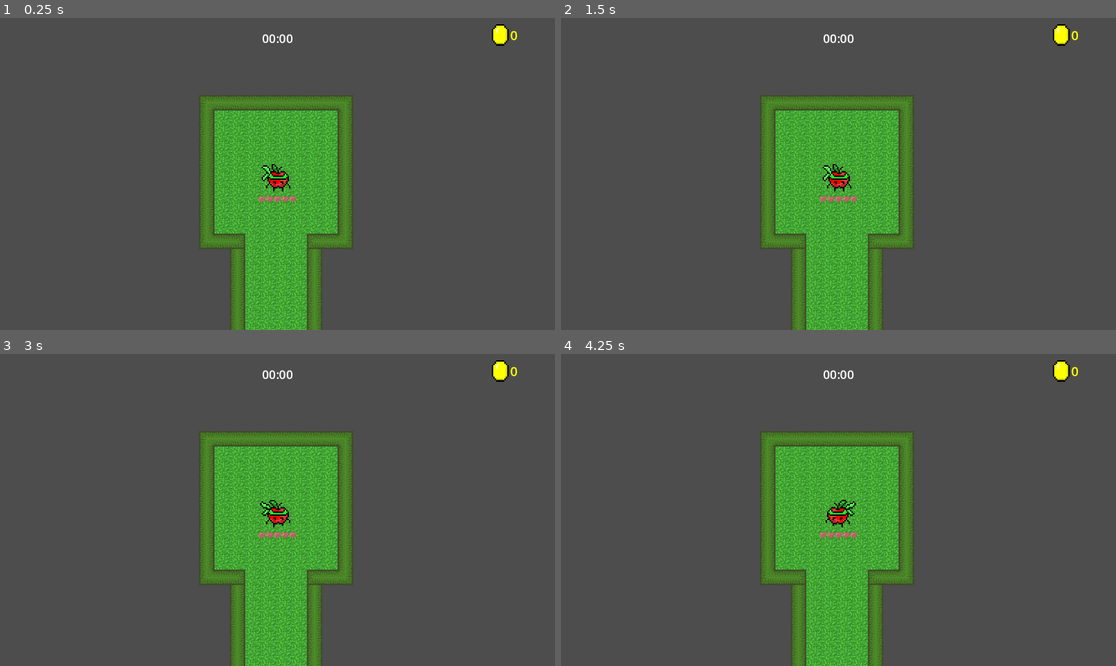
Above: before the commit, frames 1-4 (two rows, left to right).
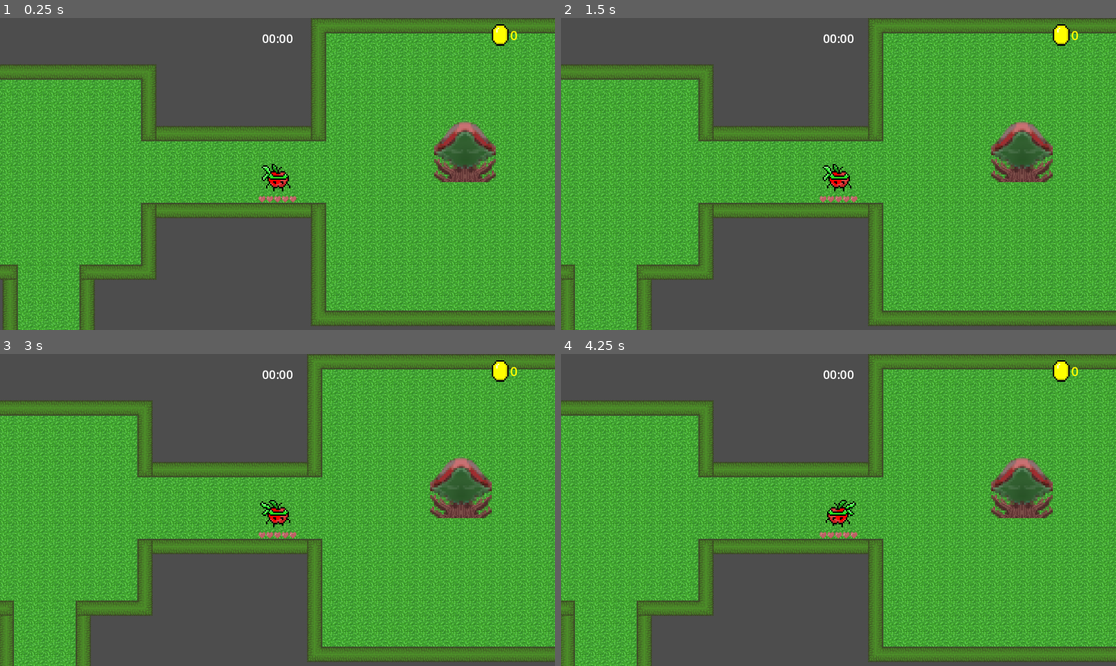
Above: after the commit, the same moments.

Repository: felixtjahyadi/halustudio
Game: Godot game, scene res://scenes/Map/Level/Level 2.tscn
Two runs of this game, one before a commit and one after it. Both use one fixed random seed, a clock stepped at 60 frames per second and the inputs below. This scene is started directly instead of the project's main scene. Sound files missing from this copy of the repository are replaced by a short silence.
Inputs (mouse positions are in pixels of both pictures, inside the frame that each line leads up to):
- Up to frame 1 (0.25 s): no input
- Up to frame 2 (1.5 s): tap Enter at 0.5 s; move the mouse to (960, 158) at 0.52 s; hold D (right) 0.53-1.28 s; click (960, 158) at 0.6 s; tap Space at 1.25 s; move the mouse to (727, 189) at 1.27 s; hold S (down) from 1.28 s (still down); click (727, 189) at 1.35 s
- Up to frame 3 (3 s): tap Enter at 2 s; move the mouse to (333, 441) at 2.02 s; release S (down) at 2.03 s; hold D (right) 2.03-2.78 s; click (333, 441) at 2.1 s; tap Space at 2.75 s; move the mouse to (249, 572) at 2.77 s; hold W (up) from 2.78 s (still down); click (249, 572) at 2.85 s
- Up to frame 4 (4.25 s): tap Enter at 3.5 s; move the mouse to (1005, 556) at 3.52 s; release W (up) at 3.53 s; hold A (left) from 3.53 s (still down); click (1005, 556) at 3.6 s

The runs differ from the first frame. In frame 1, 76% of the frame differs, in the area x 0-100%, y 0-100%; in frame 2, 74%; in frame 3, 74%; in frame 4, 74%.

Commit message:
init tree boss in Level 2

Diff:
--- /dev/null
+++ b/scenes/Enemy/Boss/CorruptedTreeGuardian.tscn
@@ -0,0 +1,79 @@
+[gd_scene load_steps=12 format=3 uid="uid://da60hwio82xe2"]
+
+[ext_resource type="Texture2D" uid="uid://cawcfr03w7rph" path="res://assets/Enemy/Corrupted Tree Guardian/tree-boss-awake.png" id="1_3ar13"]
+[ext_resource type="Script" path="res://scripts/Enemy/Boss/CorruptedTreeGuardian.gd" id="1_73na8"]
+[ext_resource type="Texture2D" uid="uid://kqxcuwskb8ou" path="res://assets/Enemy/Corrupted Tree Guardian/tree-boss-anim-sheet.png" id="2_sgs36"]
+[ext_resource type="Texture2D" uid="uid://b5mmrc7jonq7" path="res://assets/Enemy/Corrupted Tree Guardian/tree-boss-asleep.png" id="3_nvnl7"]
+[ext_resource type="PackedScene" uid="uid://bjdcaaumh0fhj" path="res://scenes/Utils/hurt_box.tscn" id="5_xwx6h"]
+
+[sub_resource type="AtlasTexture" id="AtlasTexture_k3244"]
+atlas = ExtResource("2_sgs36")
+region = Rect2(0, 0, 128, 128)
+
+[sub_resource type="AtlasTexture" id="AtlasTexture_2w1hs"]
+atlas = ExtResource("2_sgs36")
+region = Rect2(128, 0, 128, 128)
+
+[sub_resource type="AtlasTexture" id="AtlasTexture_m7jk0"]
+atlas = ExtResource("2_sgs36")
+region = Rect2(256, 0, 128, 128)
+
+[sub_resource type="AtlasTexture" id="AtlasTexture_f0864"]
+atlas = ExtResource("2_sgs36")
+region = Rect2(384, 0, 128, 128)
+
+[sub_resource type="SpriteFrames" id="SpriteFrames_a5voo"]
+animations = [{
+"frames": [{
+"duration": 1.0,
+"texture": ExtResource("1_3ar13")
+}],
+"loop": true,
+"name": &"awake",
+"speed": 5.0
+}, {
+"frames": [{
+"duration": 1.0,
+"texture": SubResource("AtlasTexture_k3244")
+}, {
+"duration": 1.0,
+"texture": SubResource("AtlasTexture_2w1hs")
+}, {
+"duration": 1.0,
+"texture": SubResource("AtlasTexture_m7jk0")
+}, {
+"duration": 1.0,
+"texture": SubResource("AtlasTexture_f0864")
+}],
+"loop": true,
+"name": &"idle",
+"speed": 5.0
+}, {
+"frames": [{
+"duration": 1.0,
+"texture": ExtResource("3_nvnl7")
+}],
+"loop": true,
+"name": &"sleep",
+"speed": 5.0
+}]
+
+[sub_resource type="CapsuleShape2D" id="CapsuleShape2D_8sr62"]
+radius = 32.0
+height = 109.0
+
+[node name="CorruptedTreeGuardian" type="Node2D"]
+script = ExtResource("1_73na8")
+
+[node name="AnimatedSprite2D" type="AnimatedSprite2D" parent="."]
+position = Vector2(0, -43)
+sprite_frames = SubResource("SpriteFrames_a5voo")
+animation = &"sleep"
+frame_progress = 0.956171
+
+[node name="HurtBox" parent="." instance=ExtResource("5_xwx6h")]
+position = Vector2(0, -9)
+rotation = 1.5708
+
+[node name="CollisionShapeD2" type="CollisionShape2D" parent="HurtBox"]
+shape = SubResource("CapsuleShape2D_8sr62")
--- a/scenes/Map/Level/Level 2.tscn
+++ b/scenes/Map/Level/Level 2.tscn
@@ -66,3 +66,4 @@
 levelPath = "WinScreen"
 
 [node name="Player" parent="." instance=ExtResource("9_faksg")]
+position = Vector2(1288, 768)
--- a/scenes/Map/Room/boss/3.tscn
+++ b/scenes/Map/Room/boss/3.tscn
@@ -1,13 +1,13 @@
 [gd_scene load_steps=4 format=3 uid="uid://cpqwg8bplrhyy"]
 
-[ext_resource type="Script" path="res://scripts/Map/RoomLogic.gd" id="1_rnb74"]
+[ext_resource type="Script" path="res://scripts/Map/BossRoomLogic.gd" id="1_prosa"]
 [ext_resource type="PackedScene" uid="uid://drssvftnrptff" path="res://scenes/Map/Room/RoomTileMap.tscn" id="2_3s0qe"]
 
 [sub_resource type="RectangleShape2D" id="RectangleShape2D_5f6xw"]
 size = Vector2(544, 544)
 
 [node name="RoomBoss" type="Node2D"]
-script = ExtResource("1_rnb74")
+script = ExtResource("1_prosa")
 
 [node name="RoomTileMap" parent="." instance=ExtResource("2_3s0qe")]
 layer_0/tile_data = PackedInt32Array(-196612, 1, 0, -131076, 1, 0, -65540, 1, 0, -4, 1, 0, 65532, 1, 0, 131068, 1, 0, 1 …(5850 unchanged characters)…
--- /dev/null
+++ b/scripts/Enemy/Boss/Boss.gd
@@ -0,0 +1,9 @@
+extends Enemy
+
+class_name Boss
+
+func start_animation():
+	pass
+
+func end_animation():
+	pass
--- /dev/null
+++ b/scripts/Enemy/Boss/CorruptedTreeGuardian.gd
@@ -0,0 +1,25 @@
+extends Boss
+
+class_name CorruptedTreeGuardian
+
+@export var maxMinionCount : int = 15
+var minionList : Array = []
+
+@onready var sprite : AnimatedSprite2D = $AnimatedSprite2D
+
+func attack():
+	if (minionList.size() <= maxMinionCount):
+		var count = _get_minion_count_randomizer()
+		_spawn_minion(count)
+
+func _get_minion_count_randomizer():
+	return randi_range(2, 5)
+
+func _spawn_minion(count = 1):
+	pass
+
+func start_animation():
+	await get_tree().create_timer(3.0).timeout
+	sprite.animation = "awake"
+	await get_tree().create_timer(2.0).timeout
+	sprite.animation = "idle"
--- /dev/null
+++ b/scripts/Enemy/Enemy.gd
@@ -0,0 +1,23 @@
+extends Node
+
+class_name Enemy
+
+@export var mov_speed = 80.0
+@export var hp = 10
+@export var knock_back_recovery = 3.5
+@export var max_coins = 6
+@export var money = 2
+@export var enemy_damage = 1
+@export var attack_cooldown : float = 5.0
+
+func _ready():
+	pass
+
+func _process(delta):
+	pass
+
+func attack():
+	pass
+
+func take_damage():
+	pass
--- /dev/null
+++ b/scripts/Map/BossRoomLogic.gd
@@ -0,0 +1,18 @@
+extends RoomLogic
+
+@export var boss = preload("res://scenes/Enemy/Boss/CorruptedTreeGuardian.tscn").instantiate()
+
+func _ready():
+	super()
+	add_child(boss)
+
+func startRoom():
+	if _isRoomNotExplored:
+		_isRoomNotExplored = false
+		toggleDoor()
+		# TODO : remove this after endRoom in super() was deleted
+
+func _on_room_area_body_entered(body):
+	if body.get_name() == "Player":
+		super(body)
+		boss.start_animation()
--- a/scripts/Map/RoomLogic.gd
+++ b/scripts/Map/RoomLogic.gd
@@ -1,4 +1,6 @@
 extends Node2D
+
+class_name RoomLogic
 
 var _isDoorClosed : bool = false
 func _toggleIsDoorClosed():
